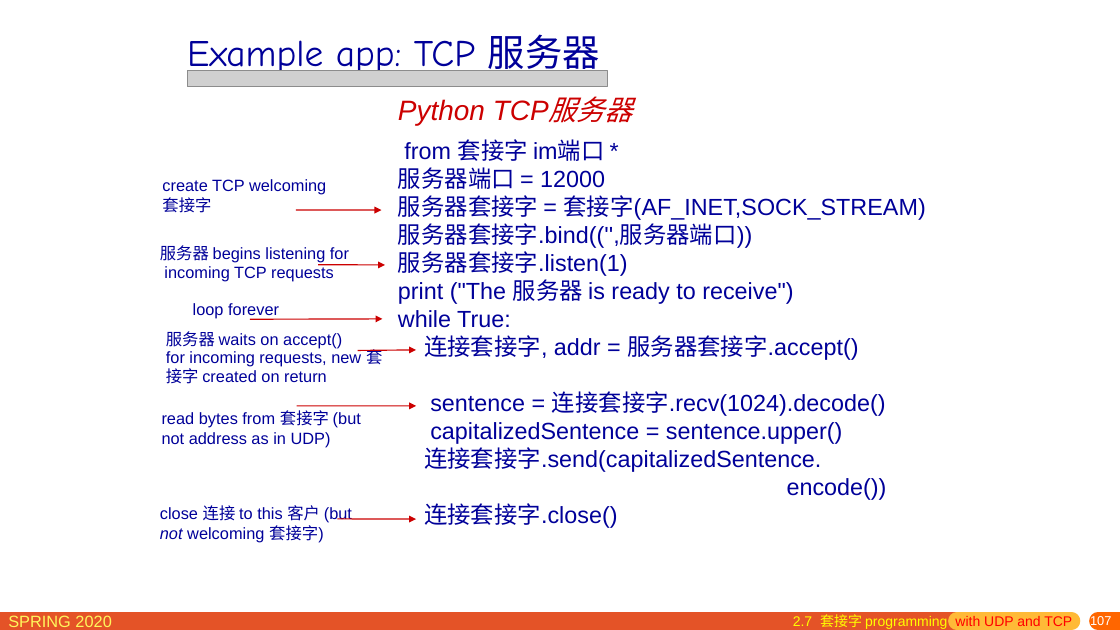
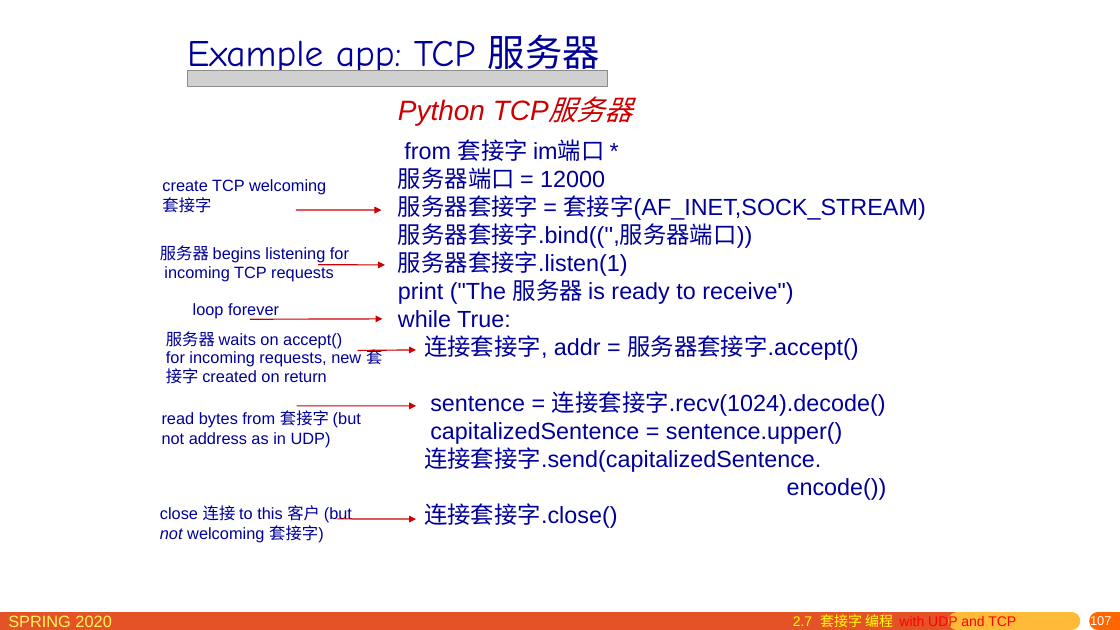
Before and after one commit to network-distributed/presentations, a slide deck: slide 107 of chapter2_cn.pptx. Drawn at 1120x630 pixels with LibreOffice and Linux fonts; fonts in the diff are those of the drawing; grey boxes stand for pictures. Boxes give left, top, right and bottom in pixels: in the first picture for what was removed or moved away, otherwise in the second. Text is boxed around its words. In the diff, an @@ line names an element or a change of style, - is before the commit and + after.

```diff
--- a/chapter2_cn.pptx
+++ b/chapter2_cn.pptx
@@ text at [793,614,1016,630]: text changed; text colour #FFFF00 to #FF0000 @@
-2.7 套接字 programming with UDP and TCP
+2.7 套接字 编程 with UDP and TCP
```
Also in this commit, not shown: 15 other slides changed, 1 other file.
